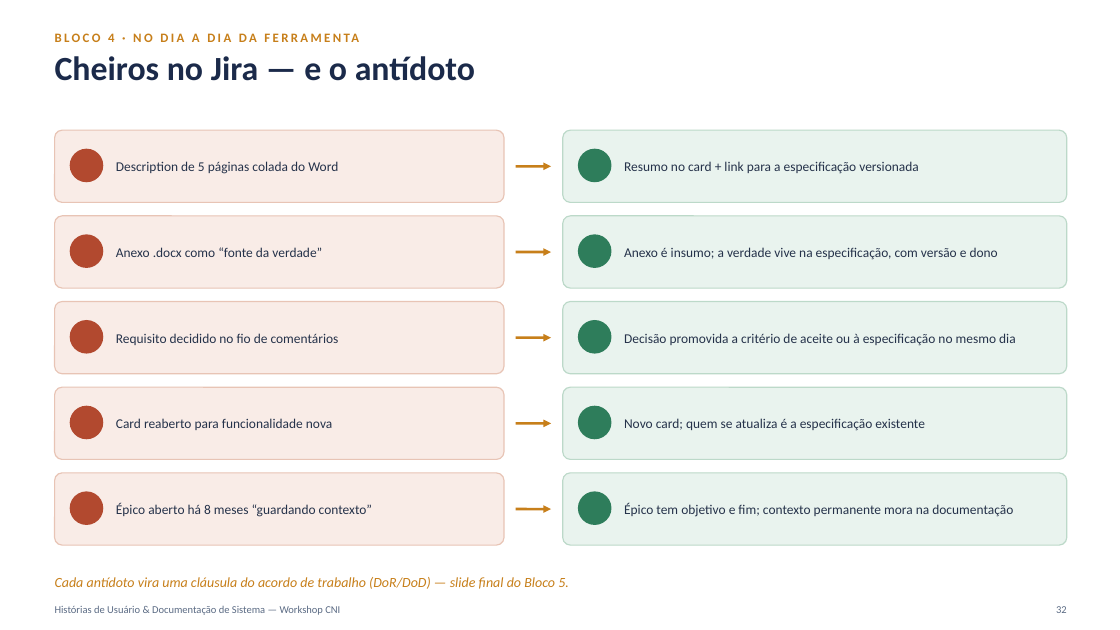
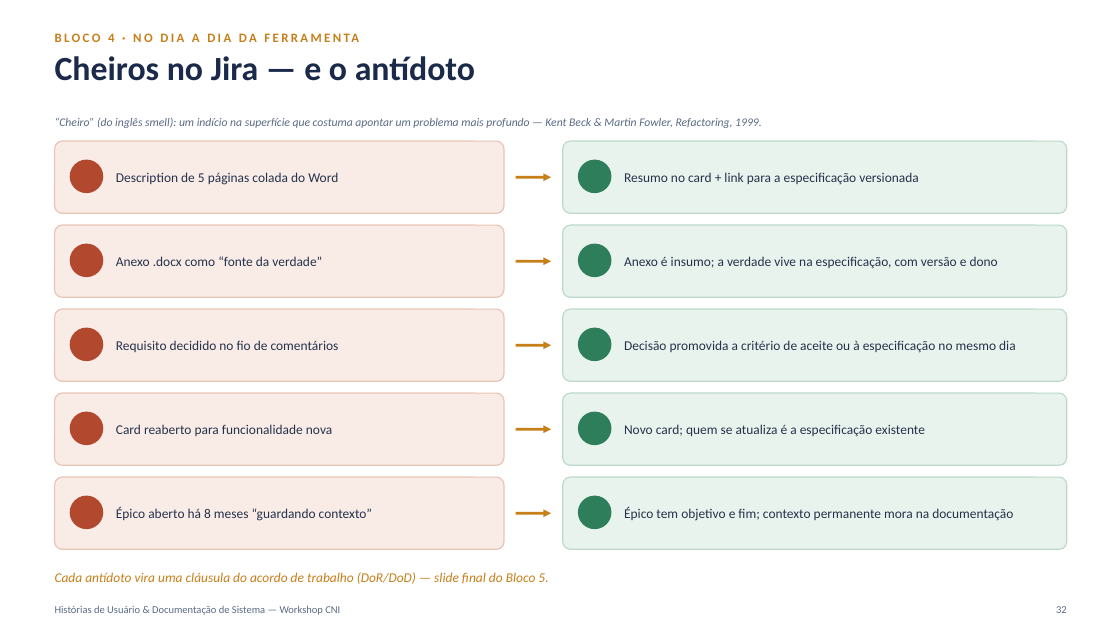
Before and after one commit to andromarcio/doc-template-engine, a slide deck: slide 32 of workshops/workshop-historias-usuario-documentacao.pptx. Drawn at 1120x630 pixels with LibreOffice and Linux fonts; fonts in the diff are those of the drawing; background and template pictures are left out. Boxes give left, top, right and bottom in pixels: in the first picture for what was removed or moved away, otherwise in the second. Text is boxed around its words. In the diff, an @@ line names an element or a change of style, - is before the commit and + after.

```diff
--- a/workshops/workshop-historias-usuario-documentacao.pptx
+++ b/workshops/workshop-historias-usuario-documentacao.pptx
@@ text added at (55, 117, 762, 128), 10 pt, text #5B6B84, italic @@
+“Cheiro” (do inglês smell): um indício na superfície que costuma apontar um problema mais profundo — Kent Beck & Martin Fowler, Refactoring, 1999.
@@ 6 ellipses, 4 texts, 4 rounded rectangles, 2 arrows: place and size @@
-6 ellipses, 4 texts, 4 rounded rectangles, 2 arrows at (55, 130, 1067, 354)
+6 ellipses, 4 texts, 4 rounded rectangles, 2 arrows at (55, 141, 1067, 361)
@@ 6 texts, 6 rounded rectangles, 4 ellipses, 3 arrows: place and size @@
-6 texts, 6 rounded rectangles, 4 ellipses, 3 arrows at (55, 302, 1067, 545)
+6 texts, 6 rounded rectangles, 4 ellipses, 3 arrows at (55, 309, 1067, 549)
@@ text "Cada antídoto vira uma cláusula ..." at (55, 572, 548, 584): size 12 to 11.5 pt @@
```
